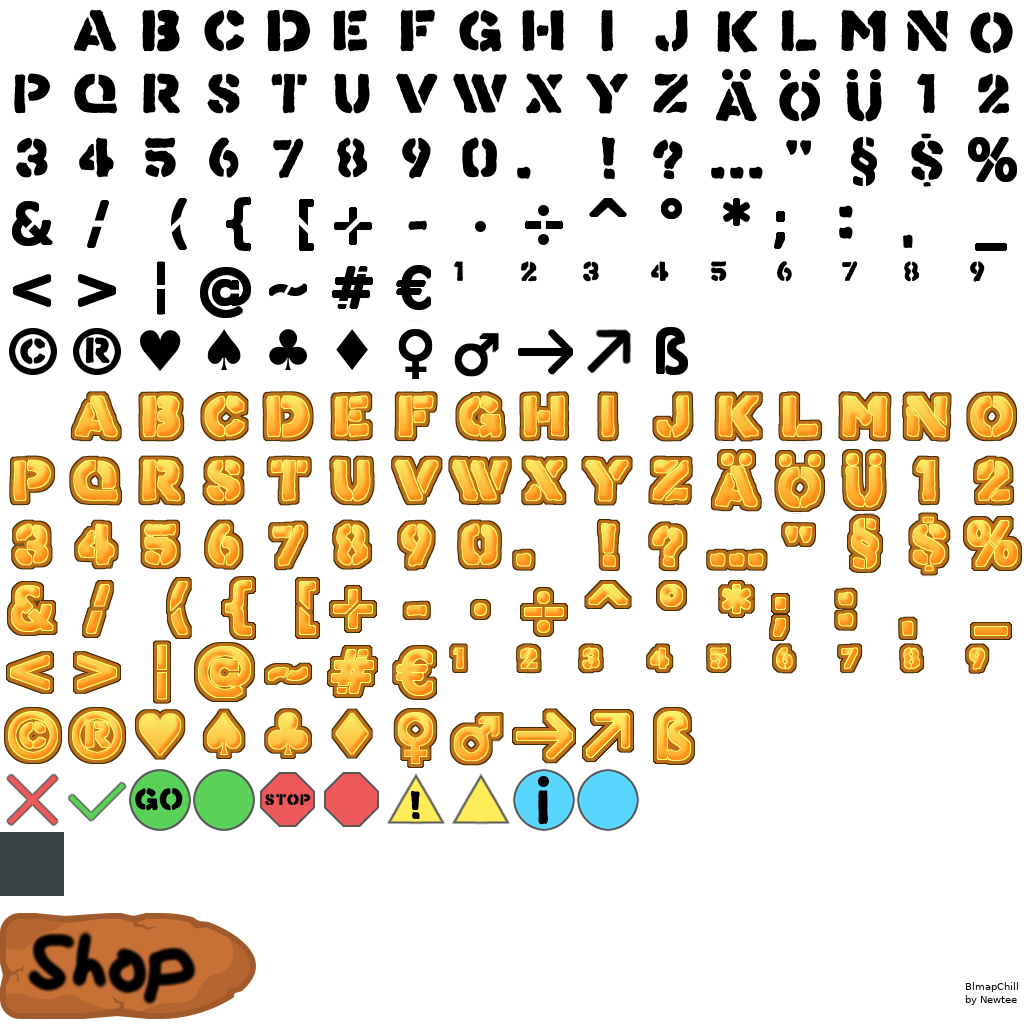
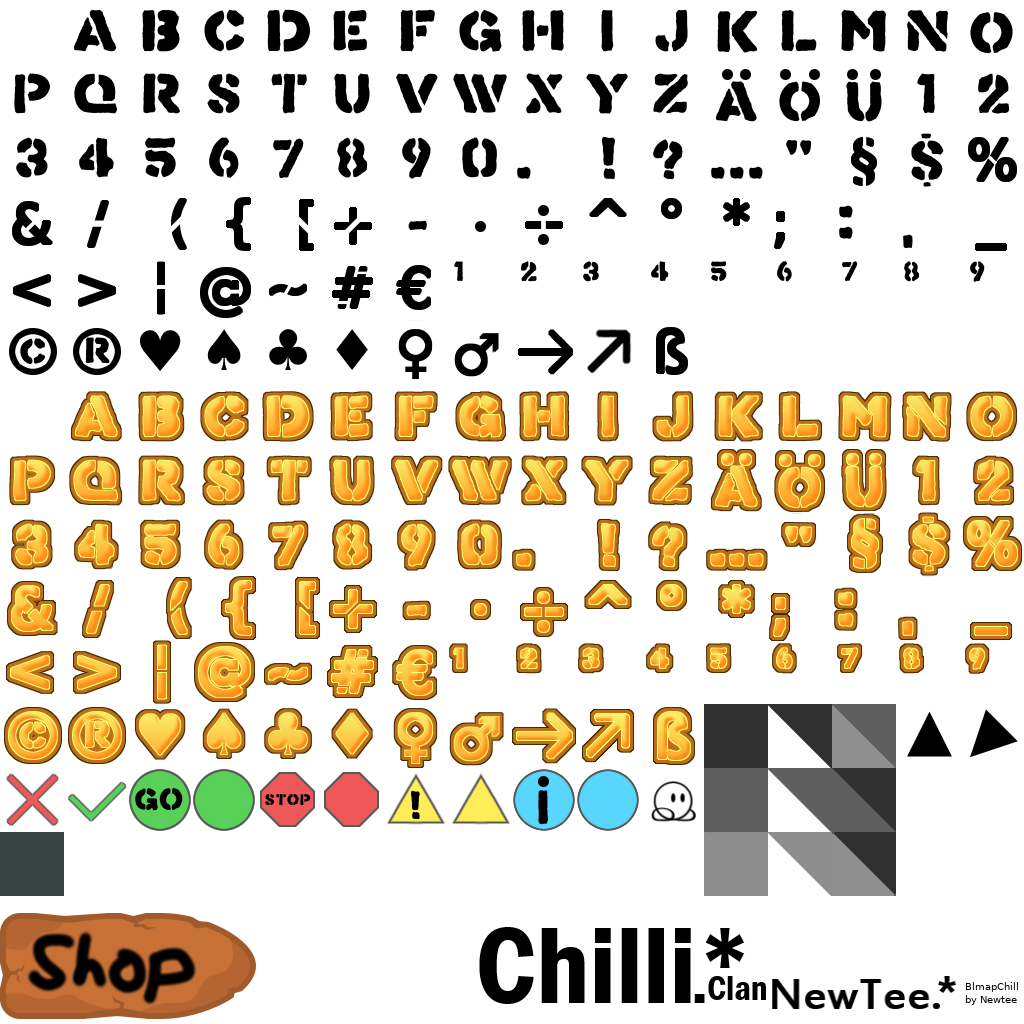
Two versions of the same layered image (1024x1024). Layer-by-layer changes:
added layer "freeze" above "background" over (x1=479, y1=704, x2=1018, y2=1009)
